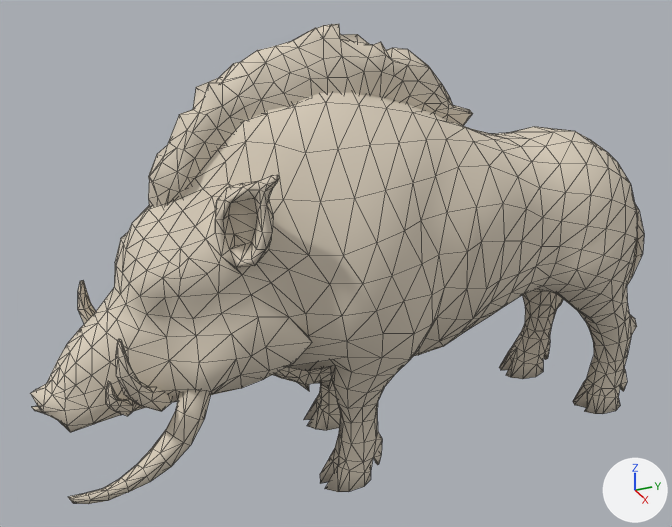
The glTF model public/assets/unit-models/82-gullinbursticlassical.glb as it was, and as the next commit left it.
The view is the same before and after, from a 50 mm camera at (4.62, -2.78, 3.63) aimed at (-0.1, -0.66, 1.27). The lights are fixed; the arrows at lower right show +X, +Y and +Z. The older version comes first. Mesh edges are drawn as thin lines.

The scene before the commit, as lines of its bpy script (objects in view):
```python
mat_material_0 = principled_material('Material_0')
mat_material_0.base_color = (0.72, 0.64, 0.52)  # pale yellow #ddd1bf
mat_material_0.metallic = 0.05
mat_material_0.roughness = 0.9
me_mesh_0 = bpy.data.meshes.new('Mesh_0')
me_mesh_0.from_pydata(...)  # 1797 vertices, 3437 faces; spans x -0.74..0.64, y -2.52..1.63, z -0.01..2.72
me_mesh_0.materials.append(mat_material_0)  # pale yellow #ddd1bf
ob_mesh_0 = bpy.data.objects.new('Mesh_0', me_mesh_0)
ob_mesh_0.location = (0.0, 0.0, 0.0)
```
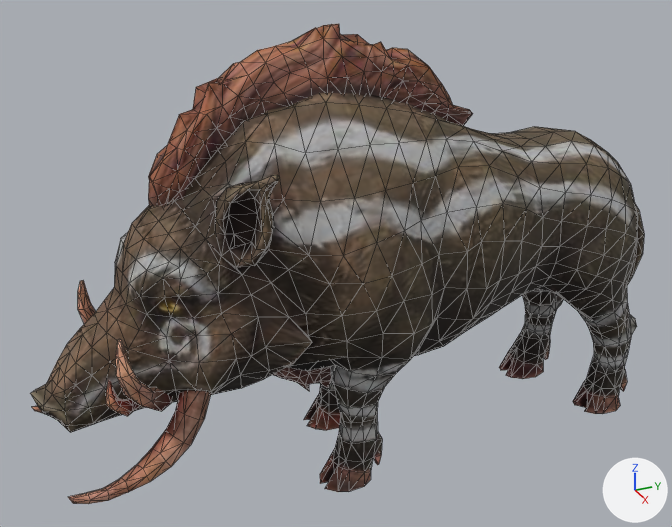
Commit message: refactor: enhance material handling in unit models

Pixel boxes [x1, y1, x2, y2] of what changed, in the pictures (672 x 527 px):
'Mesh_0', surface changed (darker)
    both: [30, 24, 644, 504]

The change, as a list of edits to the scene's bpy script:
```text
Add img_image_0:
    img_image_0 = load_image('Image_0', '_unpacked/Image_0', 512, 512, 'sRGB')
Change mat_material_0:
    remove mat_material_0.base_color = (0.72, 0.64, 0.52)  # pale yellow #ddd1bf
    add mat_material_0.texture = img_image_0
    mat_material_0.roughness: 0.9 -> 0.85
```
